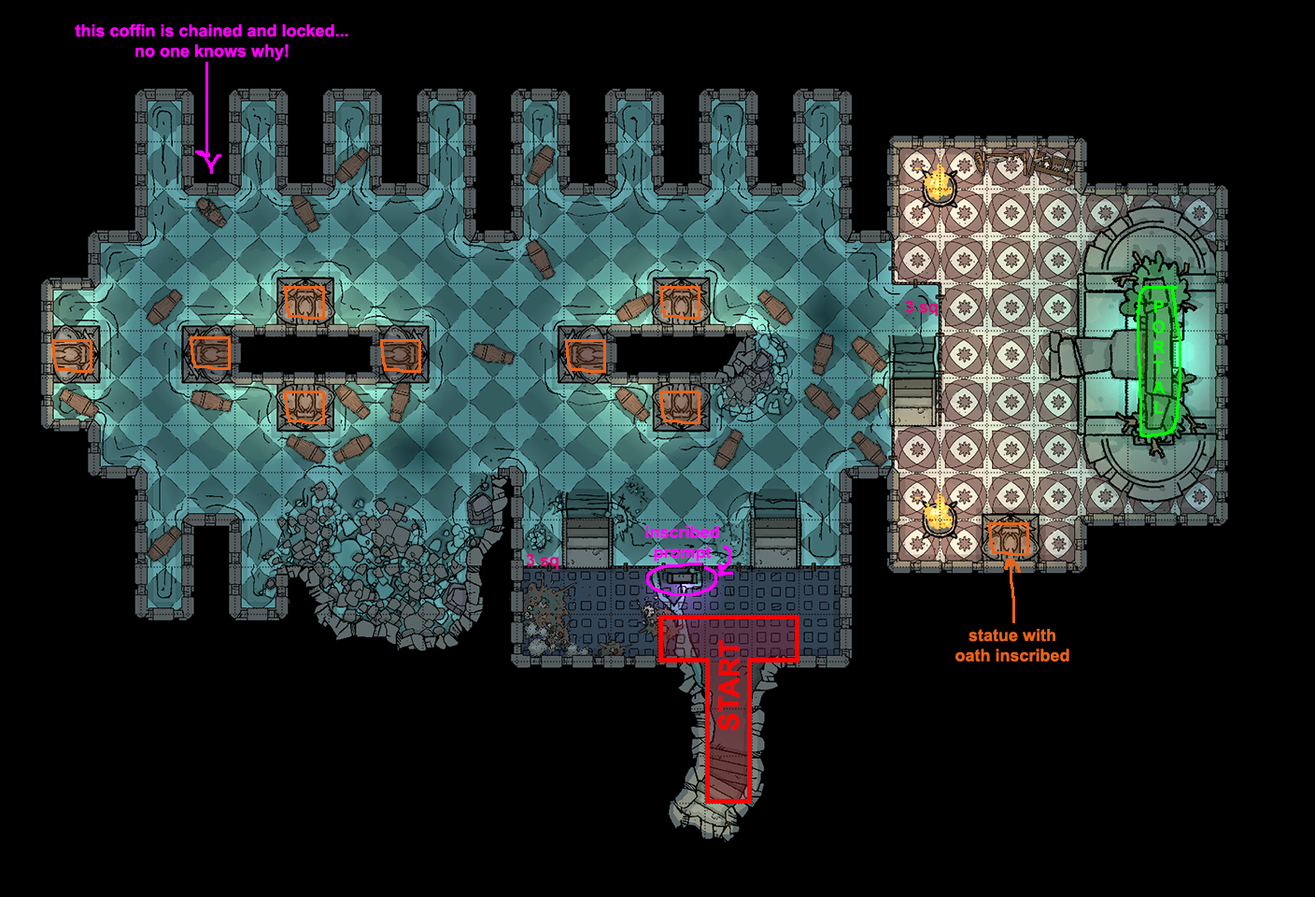
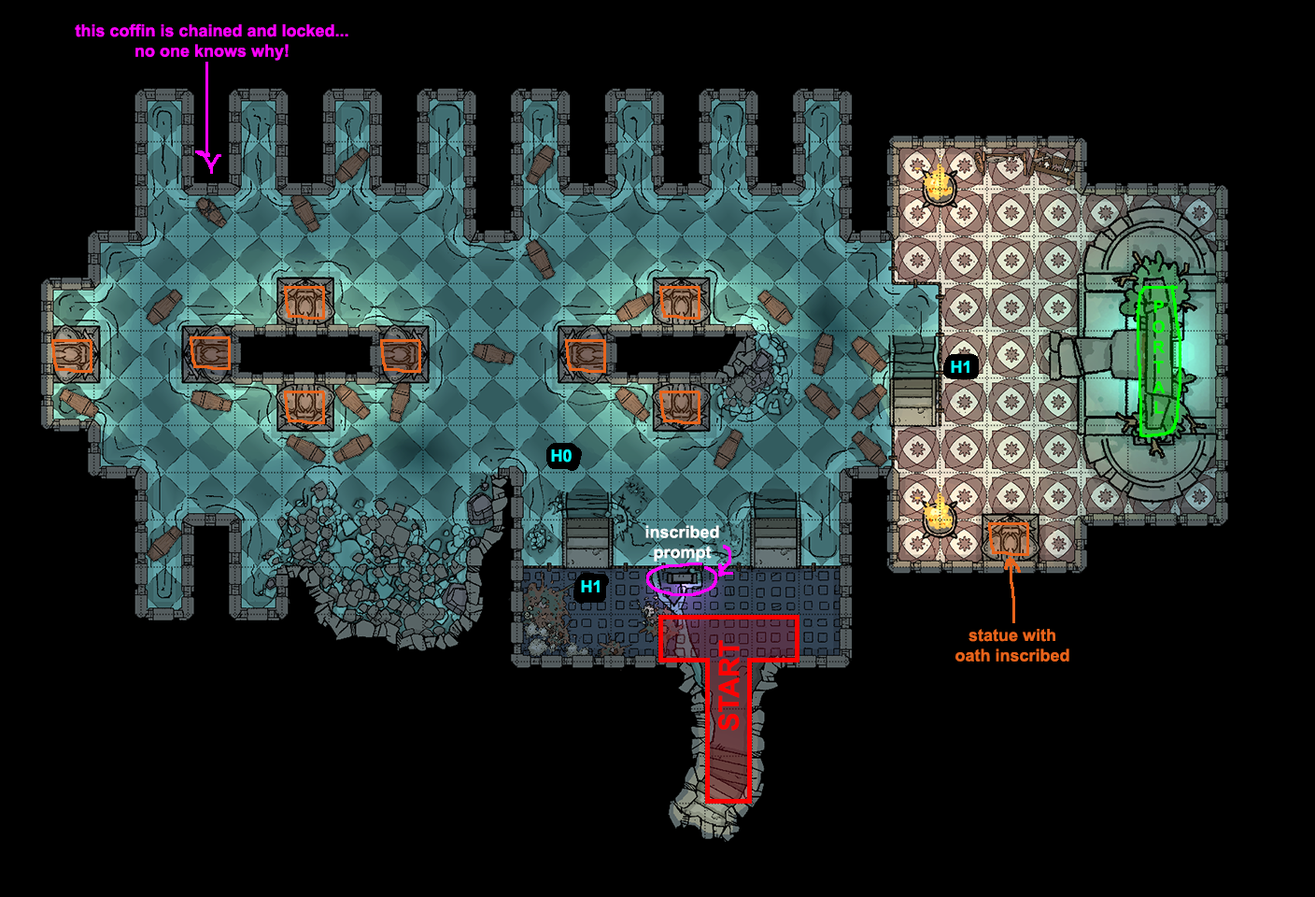
Comparing the layer stacks of the two 1315px x 897px images. Changes:
removed layer "3 sq" (1st of 2, in "001B" › "elevation") from group "elevation" over 905, 299, 938, 317
removed layer "3 sq" (2nd of 2, in "001B" › "elevation") from group "elevation" over 525, 553, 559, 570
added layer "H1" (1st of 2, in "001B" › "elevation") in group "elevation" over 950, 360, 970, 373
added layer "H1" (2nd of 2, in "001B" › "elevation") in group "elevation" over 581, 580, 600, 593
added layer "H0" in group "elevation" over 551, 449, 572, 463
painted on "inscribed prompt" over 645, 524, 720, 562
painted on "Layer 10" over 546, 354, 979, 604
